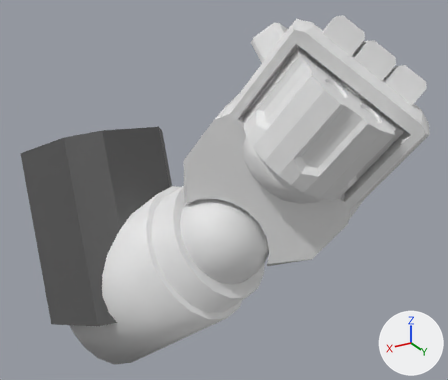
An edit to the FBX model Assets/Graphics/Models/Player/Arm.fbx, drawn before and after from the same camera.
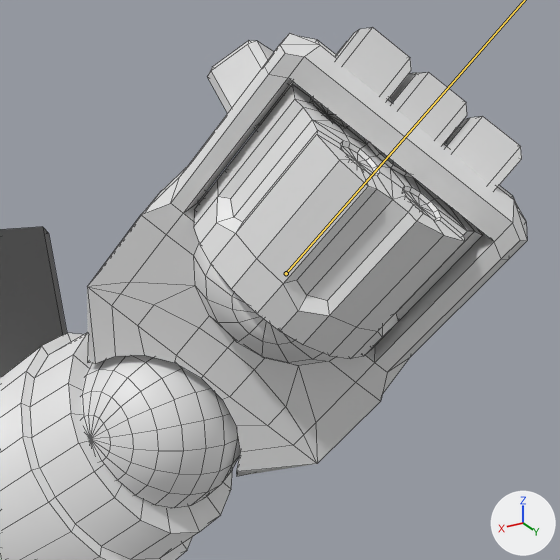
There are two pictures of each version: one whole from a 50 mm lens placed at (0.0747, 0.1171, 0.0106), pointed at (0.0343, 0.0498, -0.023), one close up on the part from 30% to 100% of the width and 0% to 82% of the height. Arrows for +X, +Y and +Z are at lower right; the lights stay in place. Both versions are drawn at frame 10 of the action 'Arm|AimToIdle'; the numbers are the values there. The bones that change are drawn over the model as lines in the close-ups. The close-ups show mesh edges as thin lines.

Names of what the first close-up shows: 'Gauntlet'.
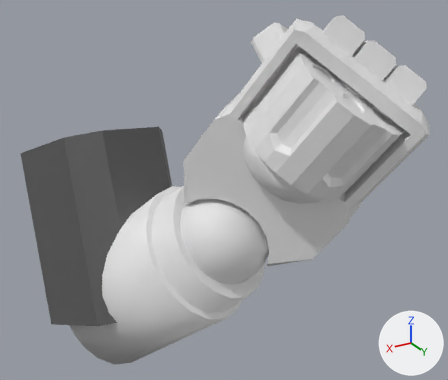
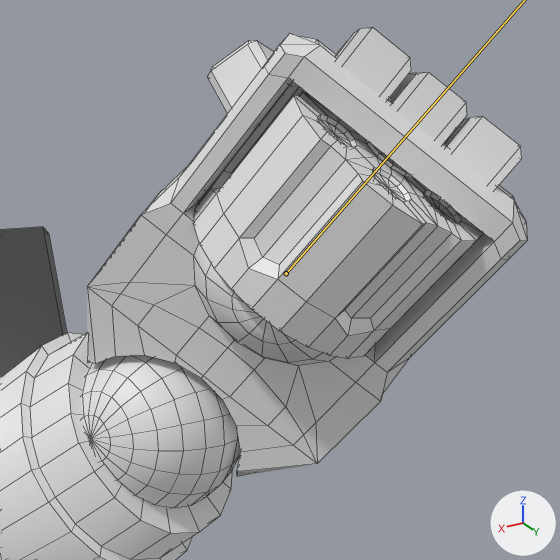
Pixel boxes (x1, y1, x2, y2) of what changed, in the close-ups (560 x 560 px):
'Gauntlet', posed: (0, 27, 527, 560) in both

Diff of the bpy script that builds the scene:
```diff
--- a/Assets/Graphics/Models/Player/Arm.fbx.py
+++ b/Assets/Graphics/Models/Player/Arm.fbx.py
@@ bone_cylinder @@
 bone_cylinder = bpy.data.objects['Arm'].pose.bones['Cylinder']  # child of 'Wrist'
-bone_cylinder.rotation_quaternion = (0.653, 0.0, 0.757, 0.0)  # degrees (0, 98, 0)
+bone_cylinder.rotation_quaternion = (-0.073, 0.0, 0.997, 0.0)  # degrees (0, -172, 0)
```
